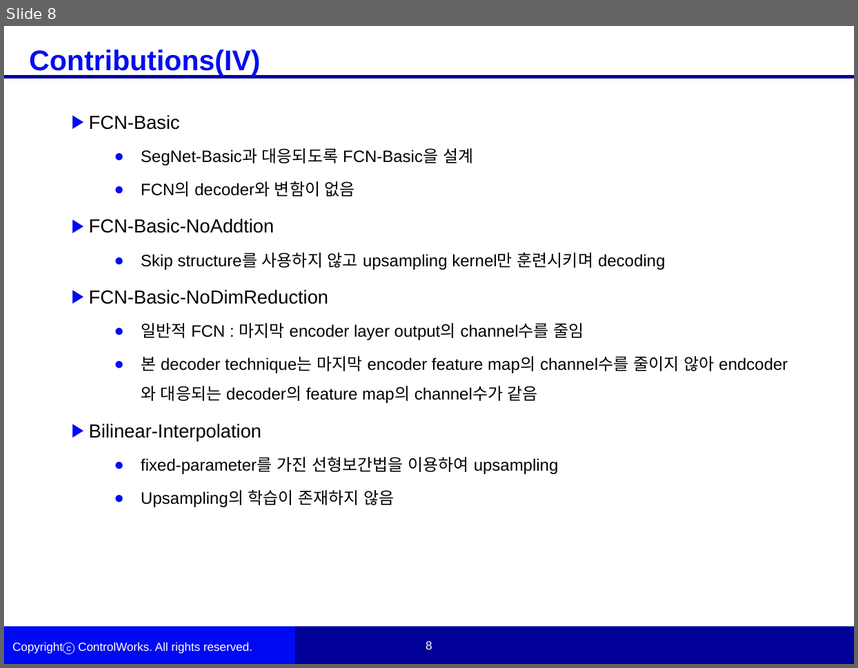
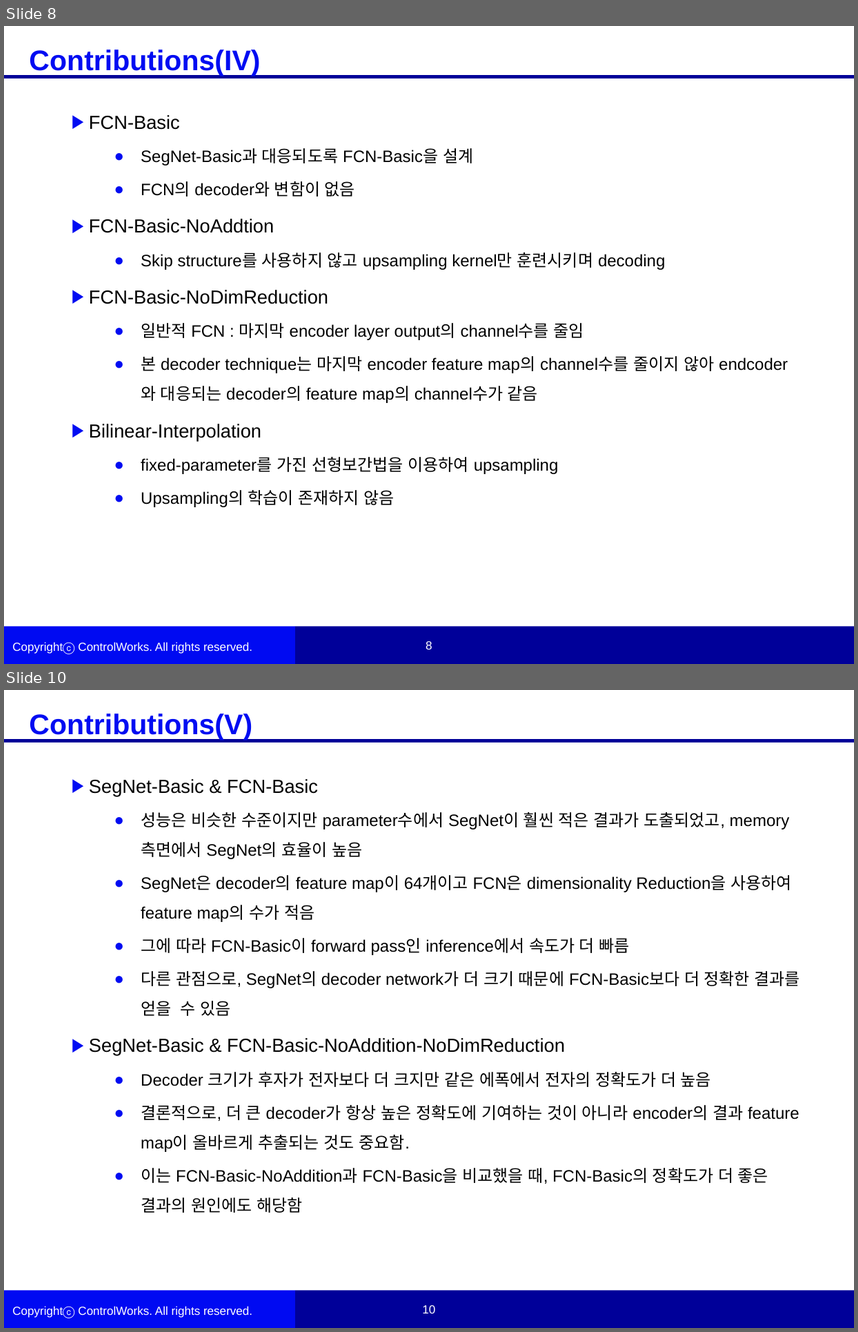
Before and after one commit to woojinKwon/deep_learning_paper, a slide deck: SegNet_A Deep Convolutional Encoder-Decoder Architecture for Image Segmentation_논문정리.pptx. Shown one above the other, each under a label of ours: slide 8 before the commit, slides 8 and 10 after it; the slides between them are not shown. The pictures are 858x668 and 858x1332 pixels, drawn with LibreOffice and Linux fonts; fonts in the diff are those of the drawing; background and template pictures are left out. Boxes give left, top, right and bottom in pixels: in the first picture for what was removed or moved away, otherwise in the second. Text is boxed around its words. In the diff, an @@ line names an element or a change of style, - is before the commit and + after.

```diff
--- a/SegNet_A Deep Convolutional Encoder-Decoder Architecture for Image Segmentation_논문정리.pptx
+++ b/SegNet_A Deep Convolutional Encoder-Decoder Architecture for Image Segmentation_논문정리.pptx
@@ slide 10 added at (4,690,854,1328), background #FFFFFF; not listed: 6 template elements that a slide beside it also shows @@
@@ text added at (29,713,252,740), 24 pt, text #000CF2, bold @@
+Contributions(V)
@@ text added at (89,779,800,1212), 14 pt, text #000000 @@
+  ▶ SegNet-Basic & FCN-Basic
+    ● 성능은 비슷한 수준이지만 parameter수에서 SegNet이 훨씬 적은 결과가 도출되었고, memory측면에서 SegNet의 효율이 높음
+    ● SegNet은 decoder의 feature map이 64개이고 FCN은 dimensionality Reduction을 사용하여 feature map의 수가 적음
+    ● 그에 따라 FCN-Basic이 forward pass인 inference에서 속도가 더 빠름
+    ● 다른 관점으로, SegNet의 decoder network가 더 크기 때문에 FCN-Basic보다 더 정확한 결과를 얻을 수 있음
+  ▶ SegNet-Basic & FCN-Basic-NoAddition-NoDimReduction
+    ● Decoder 크기가 후자가 전자보다 더 크지만 같은 에폭에서 전자의 정확도가 더 높음
+    ● 결론적으로, 더 큰 decoder가 항상 높은 정확도에 기여하는 것이 아니라 encoder의 결과 feature map이 올바르게 추출되는 것도 중요함.
+    ● 이는 FCN-Basic-NoAddition과 FCN-Basic을 비교했을 때, FCN-Basic의 정확도가 더 좋은 결과의 원인에도 해당함
```
Also in this commit, not shown: 1 slide changed, 1 other file.
